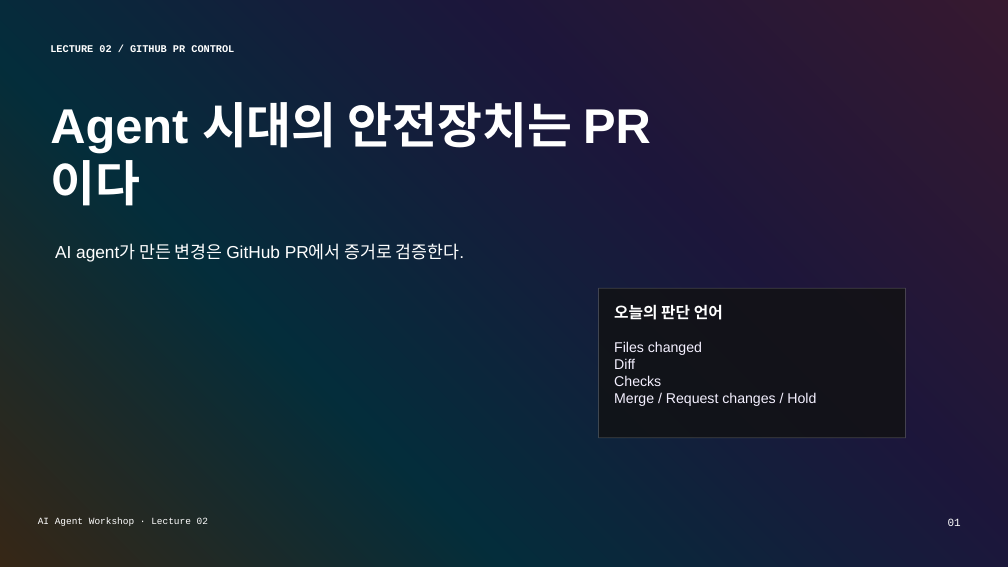
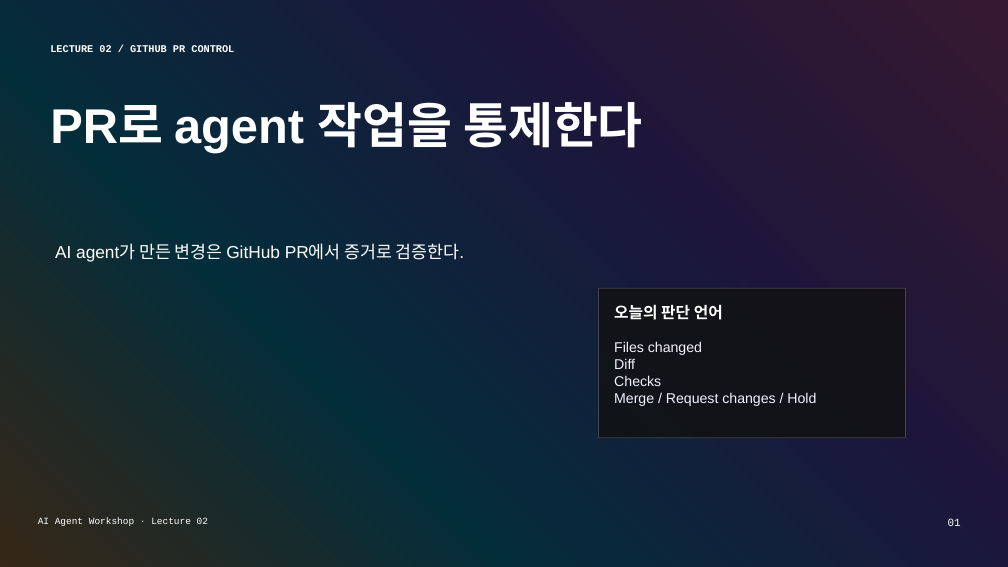
Before and after one commit to lucky206208-glitch/ai-agent-workshop, a slide deck: slide 1 of decks/02-github-pr-control-gradient-mesh.pptx. Drawn at 1008x567 pixels with LibreOffice and Linux fonts; fonts in the diff are those of the drawing. Boxes give left, top, right and bottom in pixels: in the first picture for what was removed or moved away, otherwise in the second. Text is boxed around its words. In the diff, an @@ line names an element or a change of style, - is before the commit and + after.

```diff
--- a/decks/02-github-pr-control-gradient-mesh.pptx
+++ b/decks/02-github-pr-control-gradient-mesh.pptx
@@ text at box(50, 102, 642, 152): text changed @@
-Agent 시대의 안전장치는 PR이다
+PR로 agent 작업을 통제한다
```
Also in this commit, not shown: 5 other slides changed, 2 slides added, 2 slides removed, 2 other files.
